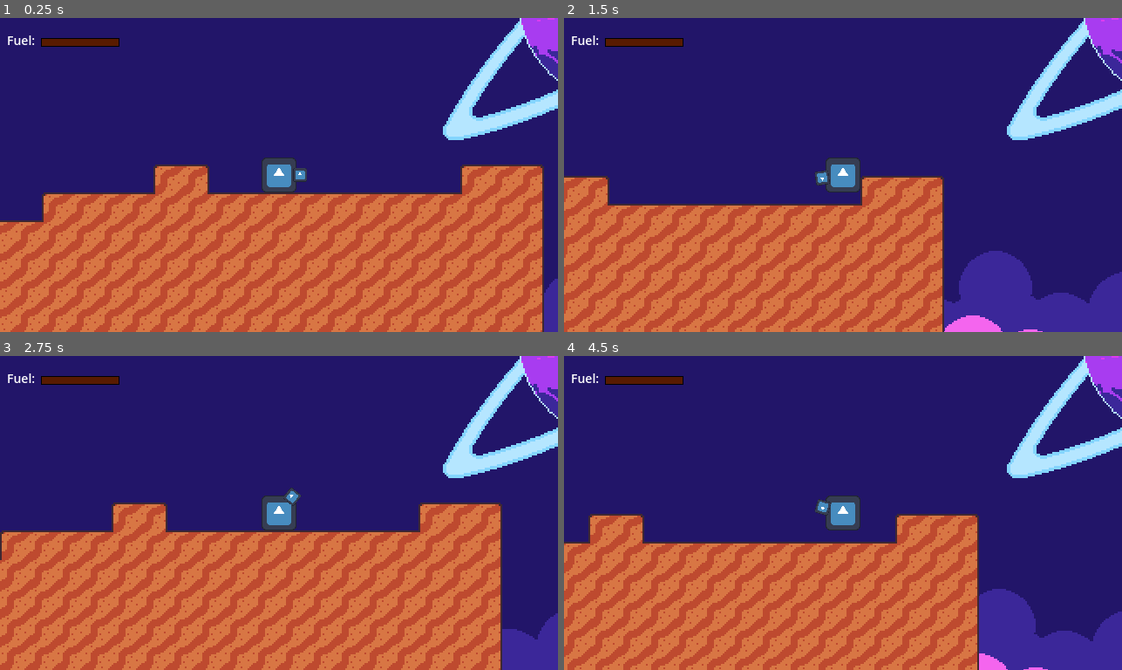
Above: before the commit, frames 1-4 (two rows, left to right).
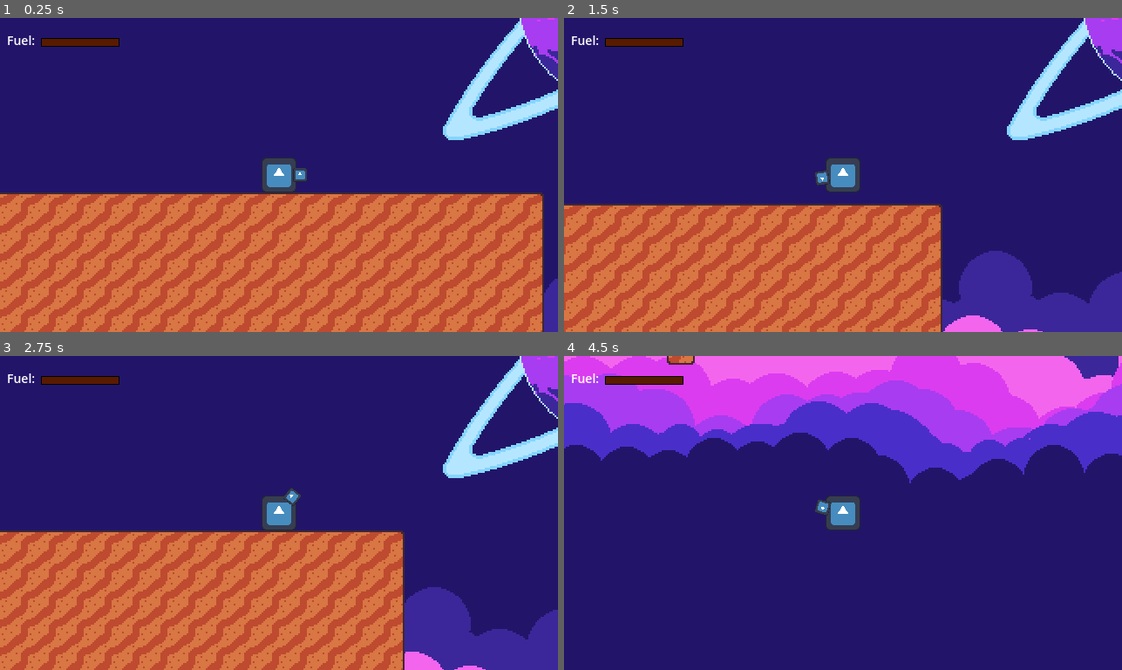
Above: after the commit, the same moments.

Repository: Renan-G-projec/A-Journey-Of-A-Robot
Game: Godot game, scene res://scenes/main_game.tscn
Same seed, same stepped clock (60 frames per second), same inputs: the game is played once before the commit and once after it. The engine's default icon, where the game draws it, is replaced by a stand-in: a white triangle on a blue panel in a dark square.
Inputs (mouse positions are in pixels of both pictures, inside the frame that each line leads up to):
- Up to frame 1 (0.25 s): no input
- Up to frame 2 (1.5 s): tap Enter at 0.5 s; move the mouse to (965, 159) at 0.52 s; press the mouse at (965, 159) at 0.53 s; hold Right (ui_right) from 0.53 s (still down); tap Up at 0.77 s; move the mouse to (731, 190) at 1.27 s; release the mouse at (731, 190) at 1.28 s; tap Space (UseJetpack) at 1.35 s
- Up to frame 3 (2.75 s): tap Up at 1.52 s; move the mouse to (334, 443) at 2.02 s; release Right (ui_right) at 2.03 s; hold Left (ui_left) from 2.03 s (still down); tap Alt at 2.1 s
- Up to frame 4 (4.5 s): move the mouse to (815, 575) at 2.77 s; release Left (ui_left) at 2.78 s; hold Right (ui_right) 2.78-4.28 s; tap Shift at 2.85 s; click (815, 575) at 2.92 s; tap Up at 3.02, 3.77 s; move the mouse to (1010, 560) at 3.52 s; press the mouse at (1010, 560) at 3.53 s; move the mouse to (675, 465) at 4.27 s; release the mouse at (675, 465) at 4.28 s; hold Left (ui_left) from 4.28 s (still down); tap Space (UseJetpack) at 4.35 s

The runs differ from the first frame. In frame 1, 3.1% of the frame differs, in the area x 0-98%, y 46-65%; in frame 2, 7.1%; in frame 3, 35%; in frame 4, 68%, in the area x 0-100%, y 0-100%.

Commit message:
Finished Map Gen, need to add ores to the map

Diff:
--- a/scripts/map.gd
+++ b/scripts/map.gd
@@ -23,7 +23,7 @@
 
 func _ready() -> void:
 	fast_noise_lite.noise_type = FastNoiseLite.TYPE_SIMPLEX_SMOOTH
-	fast_noise_lite.frequency = 0.07
+	fast_noise_lite.frequency = 0.3
 	layer.clear()
 	fast_noise_lite.seed = randi()
 	generateMap()
@@ -54,17 +54,18 @@
 	print("Generating map cells...")
 	var world_width: int = 30
 	var world_height: int = 30
-	var spike_height: int = 4
+
+	var spike_height: int = 10
+
 	var top_wall: int = 5
-	var bottom_wall: int = 25
 	var tiles_to_place: Array[Vector2i] = []
-	var min_body_thickness: int = 15
+	var min_body_thickness: int = 10
 
 	for x in range (world_width):
-		var top_noise := fast_noise_lite.get_noise_1d(x+500)
-		var current_top := top_wall + int(top_noise * spike_height)
 
-		var bottom_noise := fast_noise_lite.get_noise_1d((x*-10)-500)
+		var current_top := top_wall
+
+		var bottom_noise := fast_noise_lite.get_noise_1d((x*25)+500)
 		var current_bottom := top_wall + min_body_thickness + int(bottom_noise * spike_height)
 
 		for y in range(current_top, current_bottom):
Binary file added: assets/sprites/oreTileset.png
Not shown, added: assets/sprites/oreTileset.png.import
